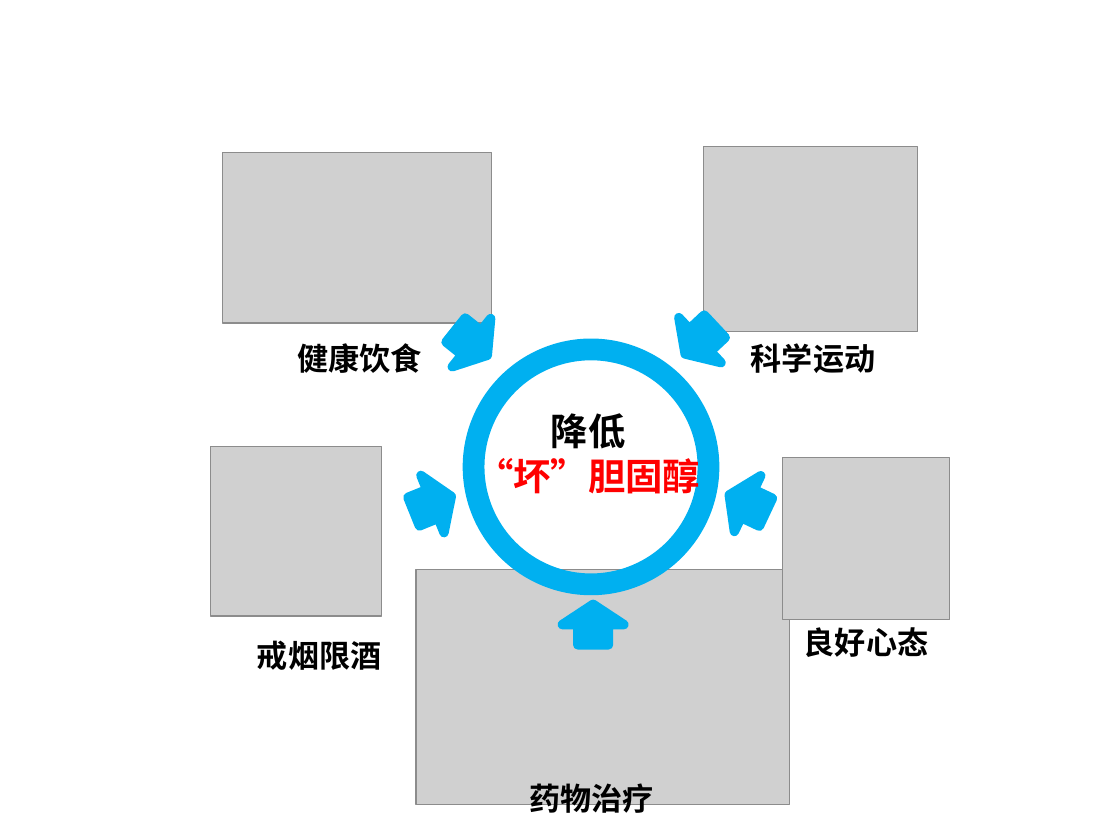
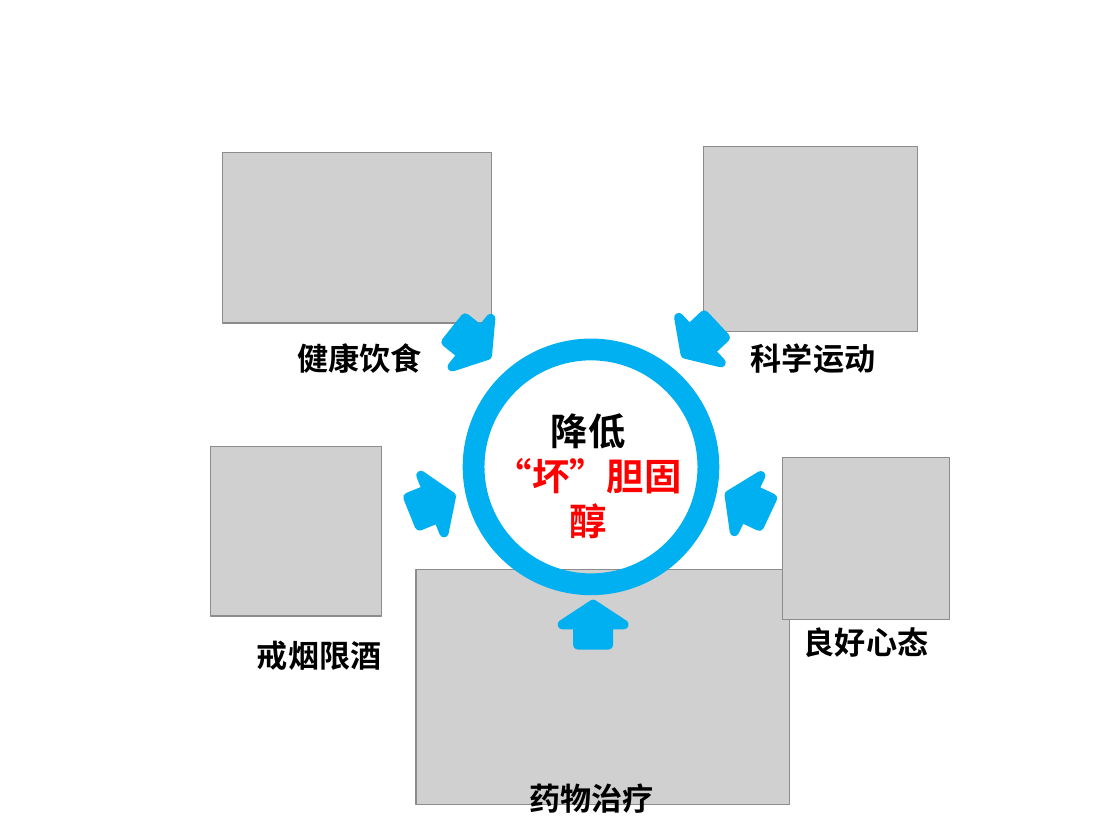
Before and after one commit to 25mi/Public-Share-Resoures, a slide deck: slide 5 of feedback/4.如何降低坏胆固醇？.pptx. Drawn at 1120x840 pixels with LibreOffice and Linux fonts; fonts in the diff are those of the drawing; grey boxes stand for pictures; background and template pictures are left out. Boxes give left, top, right and bottom in pixels: in the first picture for what was removed or moved away, otherwise in the second. Text is boxed around its words. In the diff, an @@ line names an element or a change of style, - is before the commit and + after.

```diff
--- a/feedback/4.如何降低坏胆固醇？.pptx
+++ b/feedback/4.如何降低坏胆固醇？.pptx
@@ ellipse removed at (474,349,709,585) @@
@@ freeform shape added at (474,349,709,585), outline #00B0F0 14 pt @@
@@ text "降低": place and size @@
-text "降低" at (476,413,700,500)
+text "降低" at (495,413,682,545)
@@ text "降低" at (495,413,682,545): font Arial to Noto Sans CJK SC in "降低", "“坏”胆固醇" @@
```
Also in this commit, not shown: 18 other slides changed, 10 other files.
